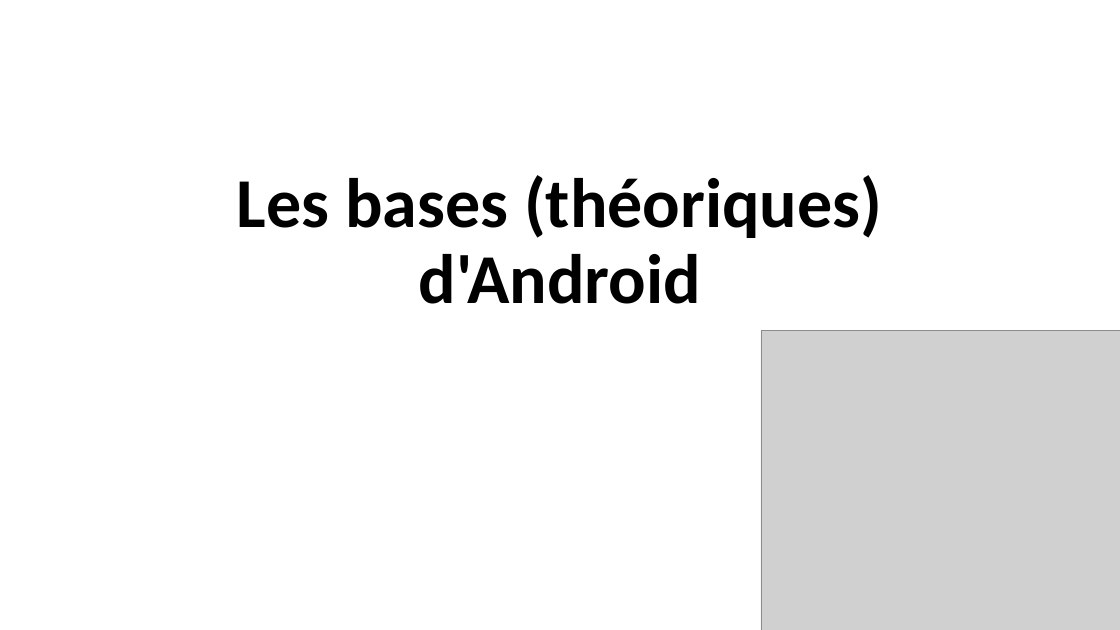
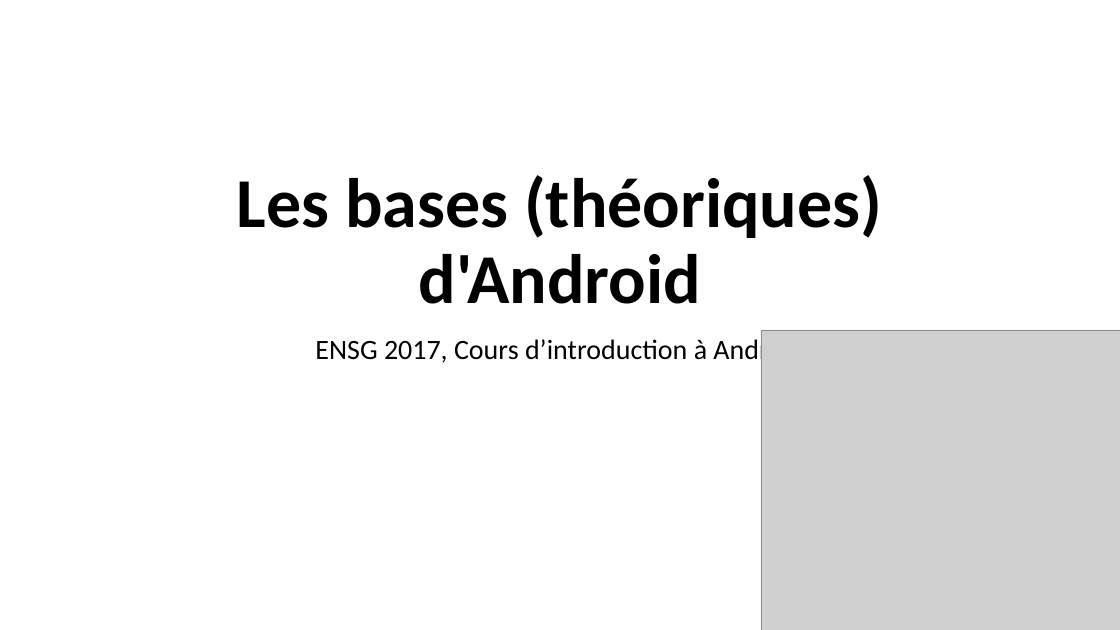
Before and after one commit to VSasyan/Android, a slide deck: slide 1 of 1_les_bases_theoriques_d_android/Les bases (théoriques) d'Android.pptx. Drawn at 1120x630 pixels with LibreOffice and Linux fonts; fonts in the diff are those of the drawing; grey boxes stand for pictures. Boxes give left, top, right and bottom in pixels: in the first picture for what was removed or moved away, otherwise in the second. Text is boxed around its words. In the diff, an @@ line names an element or a change of style, - is before the commit and + after.

```diff
--- a/1_les_bases_theoriques_d_android/Les bases (théoriques) d'Android.pptx
+++ b/1_les_bases_theoriques_d_android/Les bases (théoriques) d'Android.pptx
@@ subtitle added at (315,336,804,366), 24 pt, text #000000 @@
+ENSG 2017, Cours d’introduction à Android
```
Also in this commit, not shown: 1 other slide changed, 3 other files.
